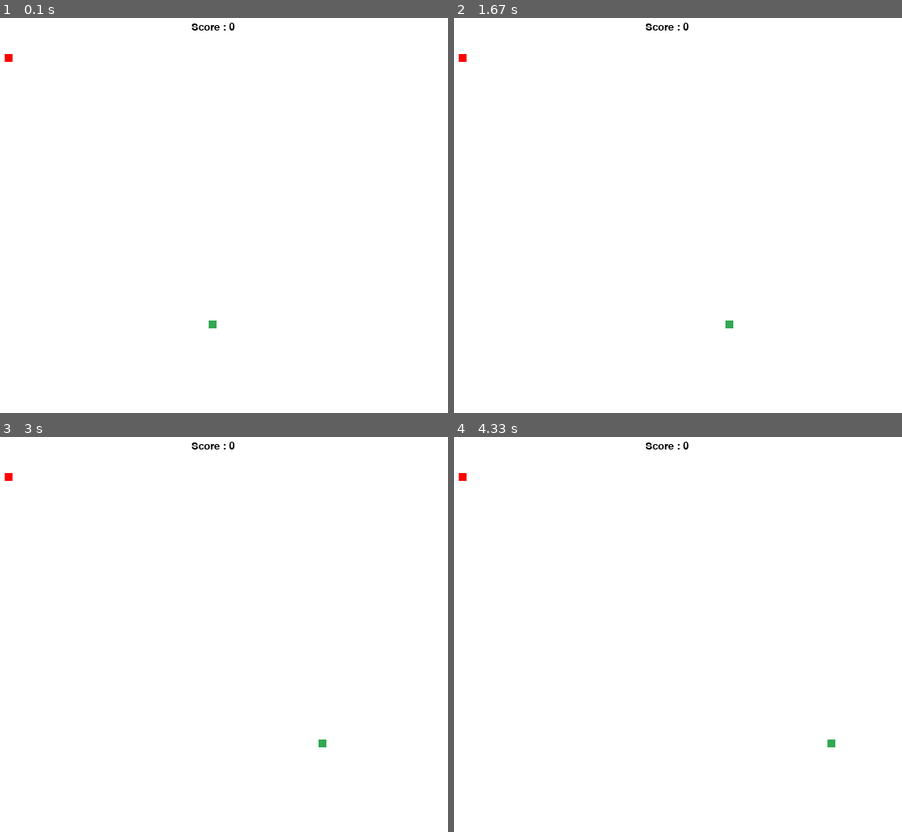
Above: before the commit, frames 1-4 (two rows, left to right).
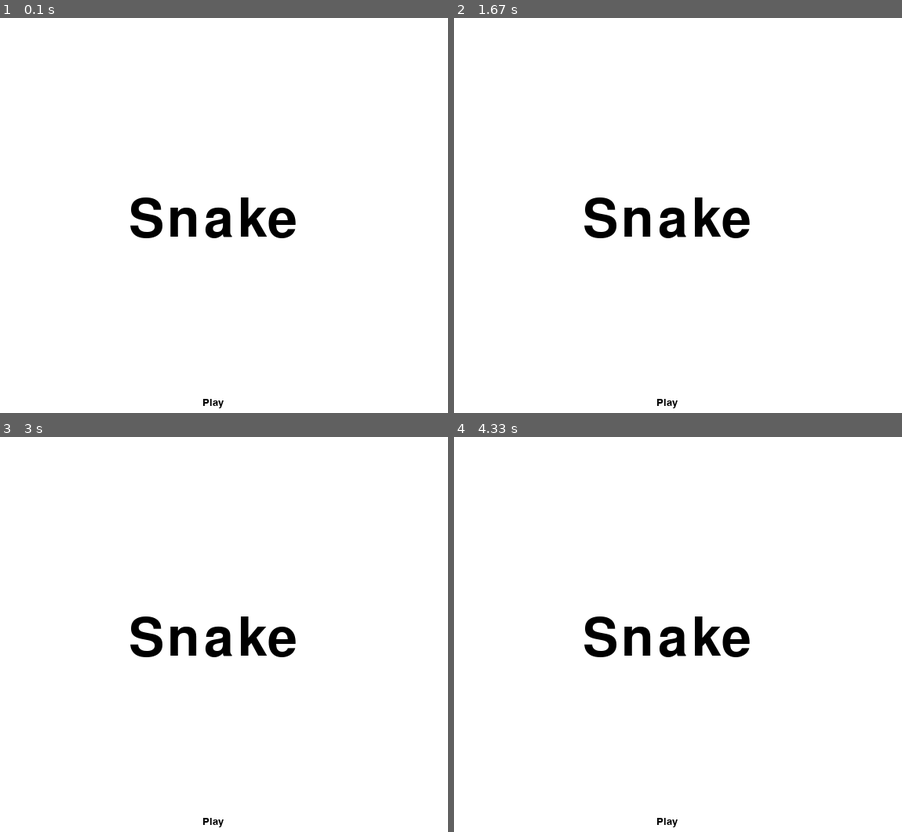
Above: after the commit, the same moments.

Repository: mcastre1/pygame
Game: pygame game, started from snake_game/main.py
Two runs of this game, one before a commit and one after it. Both use one fixed random seed, a clock stepped at 60 frames per second and the inputs below.
Inputs:
- Up to frame 1 (0.1 s): no input
- Up to frame 2 (1.67 s): no input
- Up to frame 3 (3 s): no input
- Up to frame 4 (4.33 s): no input

The runs differ from the first frame. In frame 1, 1.9% of the frame differs, in the area x 1-67%, y 1-99%; in frame 2, 1.9%; in frame 3, 1.9%; in frame 4, 1.9%.

Commit message:
Added an intro screen

Diff:
--- a/snake_game/gameState.py
+++ b/snake_game/gameState.py
@@ -17,11 +17,27 @@
         self.head = Head(SCREEN_WIDTH/2, SCREEN_HEIGHT/2)
         self.font = pygame.font.Font(None, 20)
 
+        # intro settings
+        self.intro_font = pygame.font.Font(None, 100)
+        self.snake_text = self.intro_font.render('Snake', True, 'Black')
+        self.snake_text_rect = self.snake_text.get_rect()
+        self.snake_text_rect.center = (SCREEN_WIDTH/2, SCREEN_HEIGHT/3)
+
+        self.button_font = pygame.font.Font(None, 20)
+        self.play_text = self.button_font.render('Play', True, 'Black')
+        self.play_text_rect = self.play_text.get_rect()
+        self.play_text_rect.center = (SCREEN_WIDTH/2, SCREEN_HEIGHT/2 + 100)
+
+    def set_state(self, state):
+        self.state = state
+
     def state_manager(self):
         if self.state == "play":
             if self.init:
                 self.play_init()
             self.play()
+        elif self.state == 'intro':
+            self.intro_state()
 
     def play_init(self):
         # Add sprites to groups
@@ -76,8 +92,6 @@
         self.checkCollision()
         self.updateScore()
 
-        pygame.display.update()
-
     def updateScore(self):
         text = self.font.render(f'Score : {self.head.score}', True, 'Black')
         text_rect = text.get_rect()
@@ -121,8 +135,6 @@
 
                 self.head.add_score(10)
 
-
-
     def spawnApple(self):
         height_indeces = SCREEN_HEIGHT/SIZE
         width_indeces = SCREEN_WIDTH/SIZE
@@ -133,3 +145,15 @@
         self.timer_speed -= 1
         print(f" New timer speed : {self.timer_speed}")
         pygame.time.set_timer(self.update_head, self.timer_speed)
+
+
+    def intro_state(self):
+        for event in pygame.event.get():
+            if event.type == pygame.QUIT:
+                pygame.quit()
+                sys.exit()
+
+
+        self.screen.fill(WHITE)
+        self.screen.blit(self.snake_text, self.snake_text_rect)
+        self.screen.blit(self.play_text, self.play_text_rect)
--- a/snake_game/main.py
+++ b/snake_game/main.py
@@ -14,7 +14,9 @@
 pickup_group = pygame.sprite.Group()
 
 game_state = GameState(head_group, body_group, pickup_group, screen)
+game_state.set_state('intro')
 
 while True:
     game_state.state_manager()
+    pygame.display.update()
     clock.tick(30)
